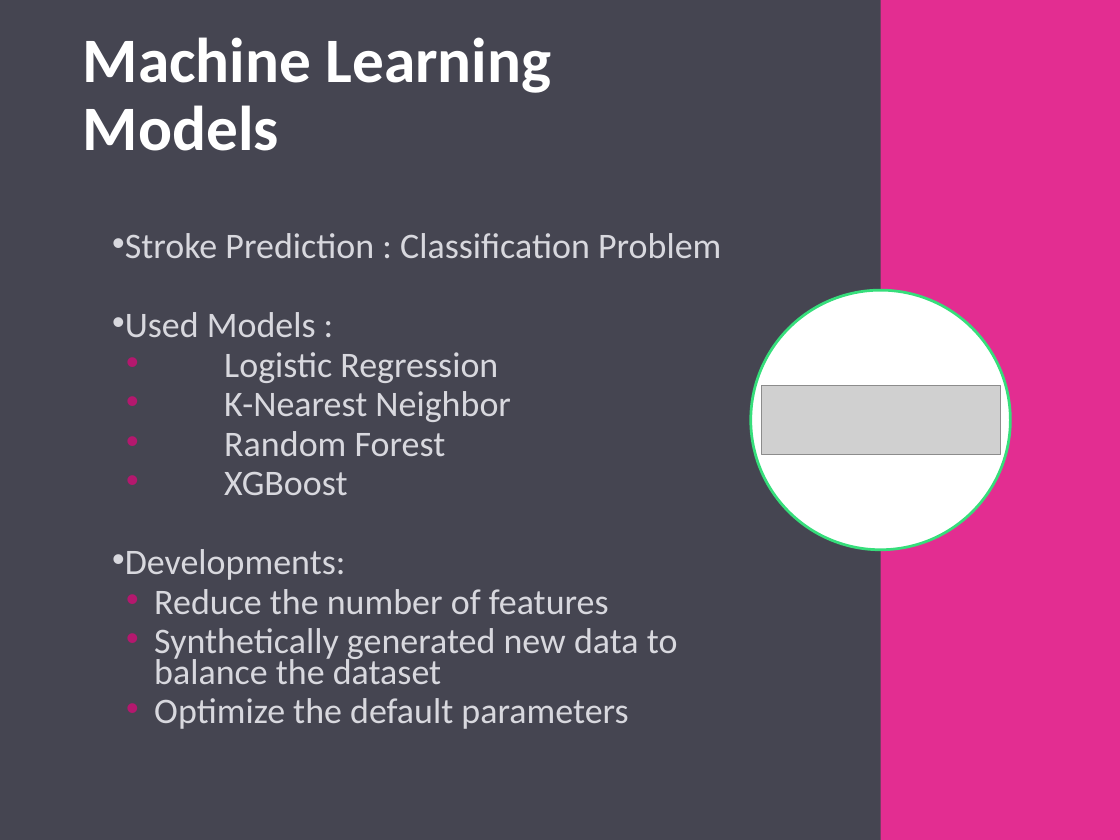
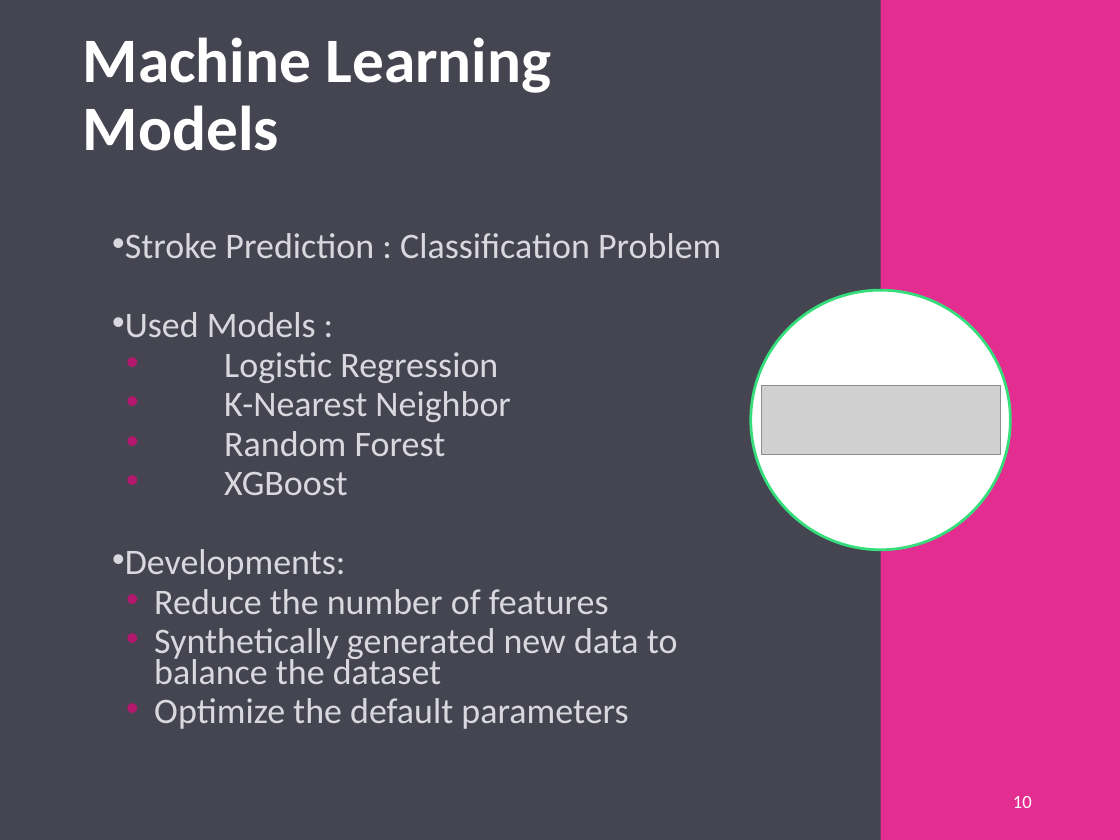
Before and after one commit to sheha919/Stroke_Prediction, a slide deck: slide 10 of stroke_pred_presentation.pptx. Drawn at 1120x840 pixels with LibreOffice and Linux fonts; fonts in the diff are those of the drawing; grey boxes stand for pictures. Boxes give left, top, right and bottom in pixels: in the first picture for what was removed or moved away, otherwise in the second. Text is boxed around its words. In the diff, an @@ line names an element or a change of style, - is before the commit and + after.

```diff
--- a/stroke_pred_presentation.pptx
+++ b/stroke_pred_presentation.pptx
@@ page number added at (1013,796,1032,808), 12 pt, text #FFFFFF @@
+10
```
Also in this commit, not shown: 12 other slides changed.
